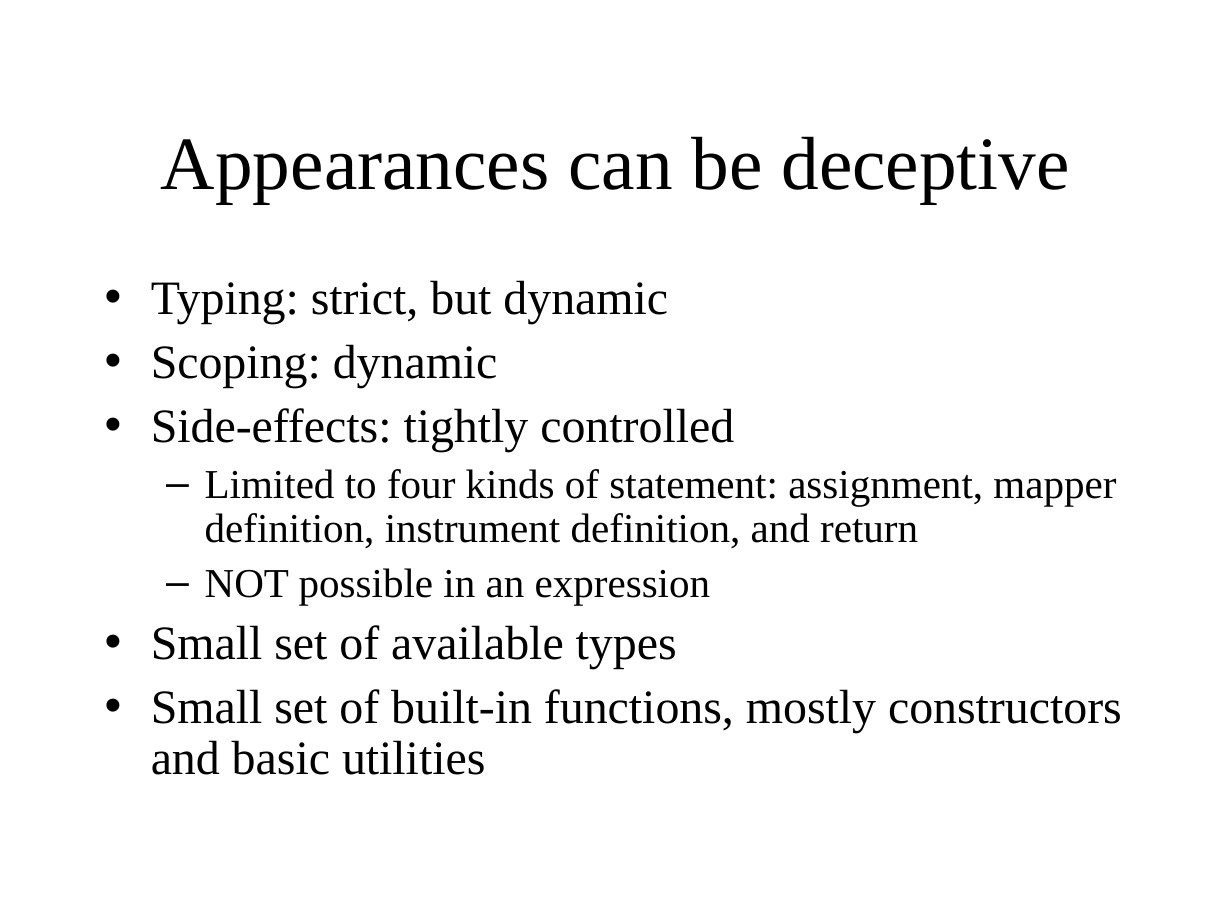
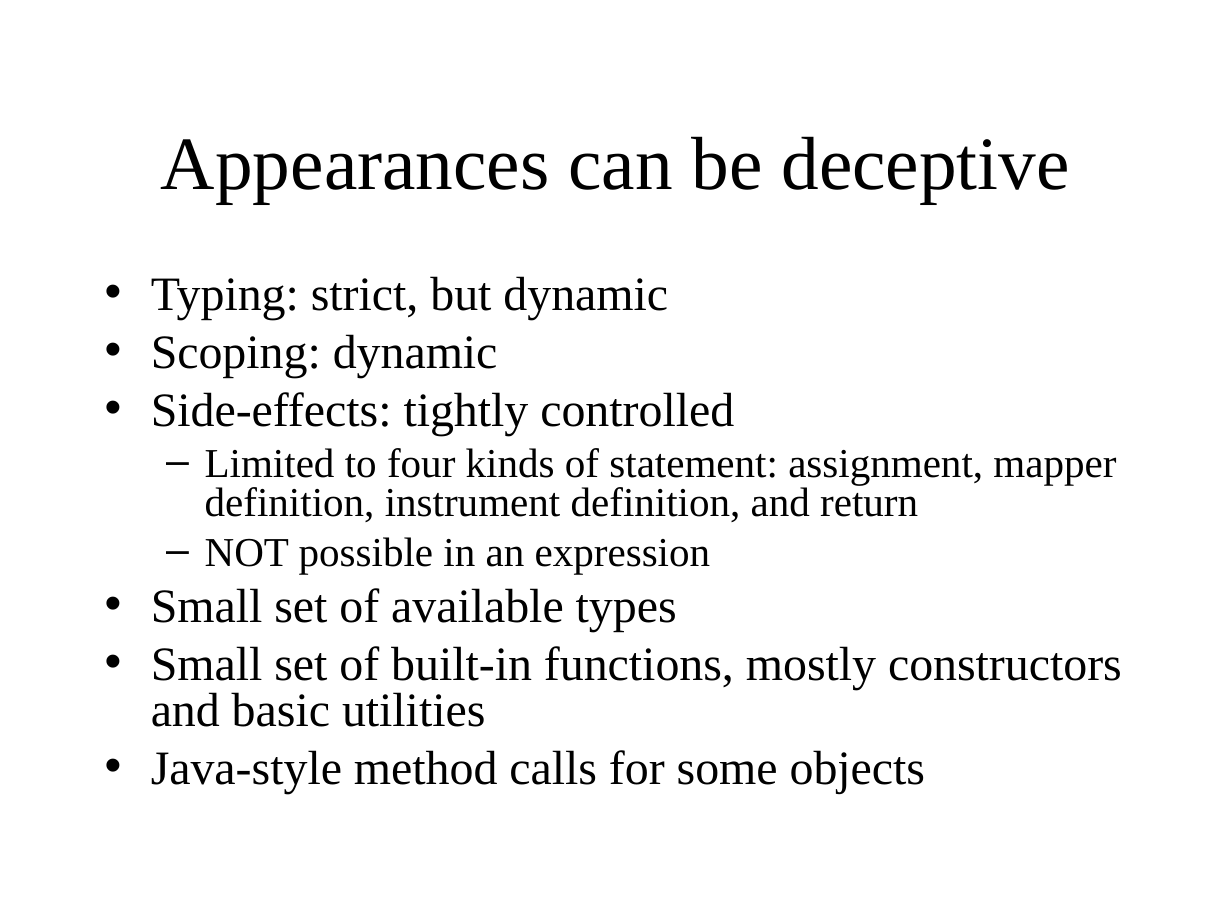
Before and after one commit to waseemilahi/drul, a slide deck: slide 4 of Presentation/Parts1-2.ppt (slide 6 before the commit). Drawn at 1232x924 pixels with LibreOffice and Linux fonts; fonts in the diff are those of the drawing. Boxes give left, top, right and bottom in pixels: in the first picture for what was removed or moved away, otherwise in the second. Text is boxed around its words. In the diff, an @@ line names an element or a change of style, - is before the commit and + after.

```diff
--- a/Presentation/Parts1-2.ppt
+++ b/Presentation/Parts1-2.ppt
@@ text at bbox=[151, 276, 1122, 727]: line spacing 0.9 to 0.8 @@
@@ text at bbox=[151, 750, 925, 794]: paragraph added @@
+• Java-style method calls for some objects
```
Also in this commit, not shown: 10 other slides changed, 22 slides added, 3 slides removed.
